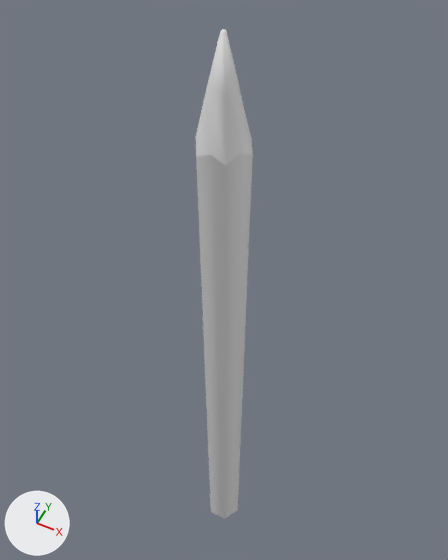
One commit to the FBX model Assets/Assets/Ecole/Pen.FBX: the scene before it, then after it.
One viewpoint serves both versions: a 50 mm camera at (0.0288, -0.0575, 0.1677) aimed at (-0.0053, 0.0107, 0.0824). The axes (+X, +Y, +Z) are drawn at lower left. The lights are the same throughout. Where no turn or scale is listed for an object, it has been applied to the vertices.

Names of what the first picture shows: 'Pen'.
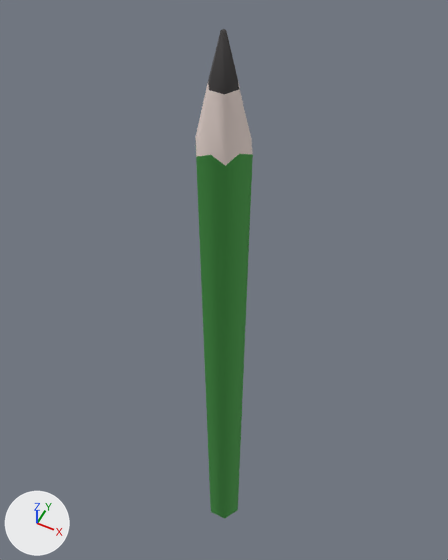
Where the newer file only moved an object's origin or applied its transform, the numbers keep the older frame.

Pixel boxes [x1, y1, x2, y2] of what changed, in the pictures (448 x 560 px):
part 1 of me_mesh, recoloured (white to green)
    both: [195, 138, 253, 519]
part 2 of me_mesh, recoloured
    both: [195, 82, 253, 166]
part 3 of me_mesh, recoloured (white to black)
    both: [208, 29, 239, 95]

What the commit changed:
Material 'Material #15' (mat_material__15) is new.
Its base color is (0.0471, 0.0431, 0.0431) (black #3d3b3b).
Its roughness is 0.859.
Material 'Material #14' (mat_material__14) is new.
Its base color is (0.804, 0.678, 0.631) (white #e8d7d0).
Its roughness is 0.859.
Material 'Material #13' (mat_material__13) is new.
Its base color is (0.0588, 0.322, 0.0588) (green #459a45).
Its roughness is 0.859.
me_mesh has 49 vertices, 43 faces and spans x 0.04..0.048, y -0.3535..-0.3466, z 0.0076..0.1358.
me_mesh is used by ob_pen; location (-0.044, 0.3501, 0.0).
me_mesh part 1: all 30 faces centred in x 0.0405..0.0475, y -0.3535..-0.3466, z 0.0076..0.1195 switch from no material to mat_material__13 (green #459a45).
me_mesh part 2: all 6 faces centred in x 0.0416..0.0464, y -0.3528..-0.3473, z 0.1245 switch from no material to mat_material__14 (white #e8d7d0).
me_mesh part 3: all 7 faces centred in x 0.0431..0.0448, y -0.3511..-0.3491, z 0.1326..0.1358 switch from no material to mat_material__15 (black #3d3b3b).
